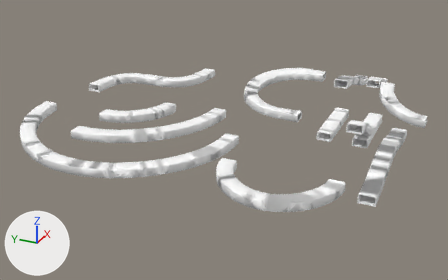
The FBX model Assets/Allt/Models/tunnelPieces.fbx as it was, and as the next commit left it.
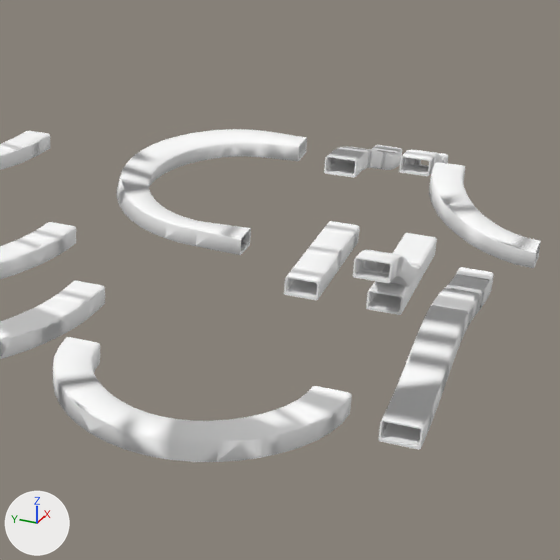
Old and new are each drawn whole from a 50 mm lens placed at (-77.7, -21.4, 35.6), pointed at (-0.3, 13.4, -3.1) and again close up on the part from 43% to 97% of the width and 4% to 91% of the height. Every picture has the same lights, and +X, +Y and +Z are marked at lower left. Where no turn or scale is listed for an object, it has been applied to the vertices.
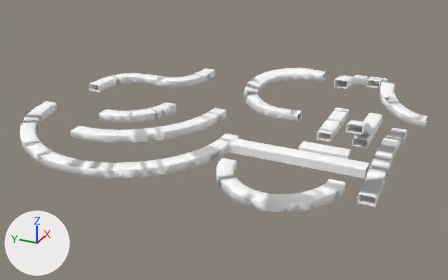
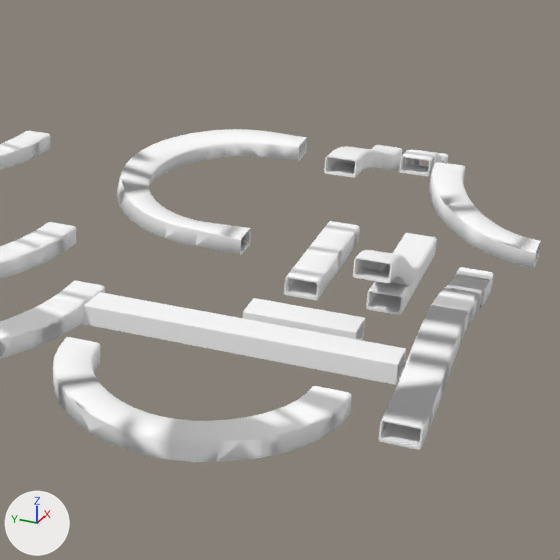
Changed parts and their boxes [x1, y1, x2, y2] in the close-ups (560 x 560 px):
'polySurface571.001', shown
    after: [81, 292, 406, 385]
'polySurface596.001', shown
    after: [243, 298, 365, 340]

The edits, one by one:
Object 'polySurface571.001' (ob_polysurface571_001) is now shown.
Object 'polySurface596.001' (ob_polysurface596_001) is now shown.
